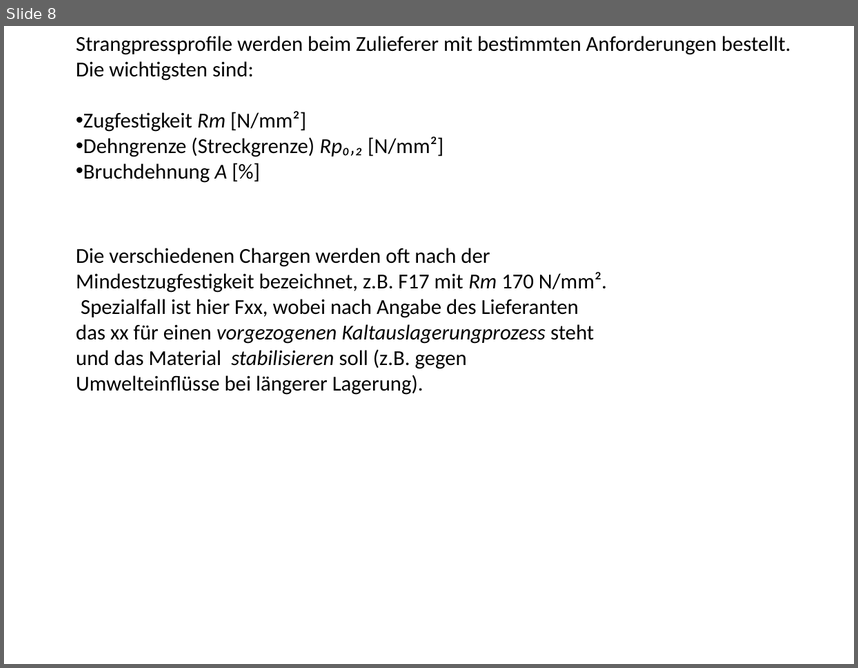
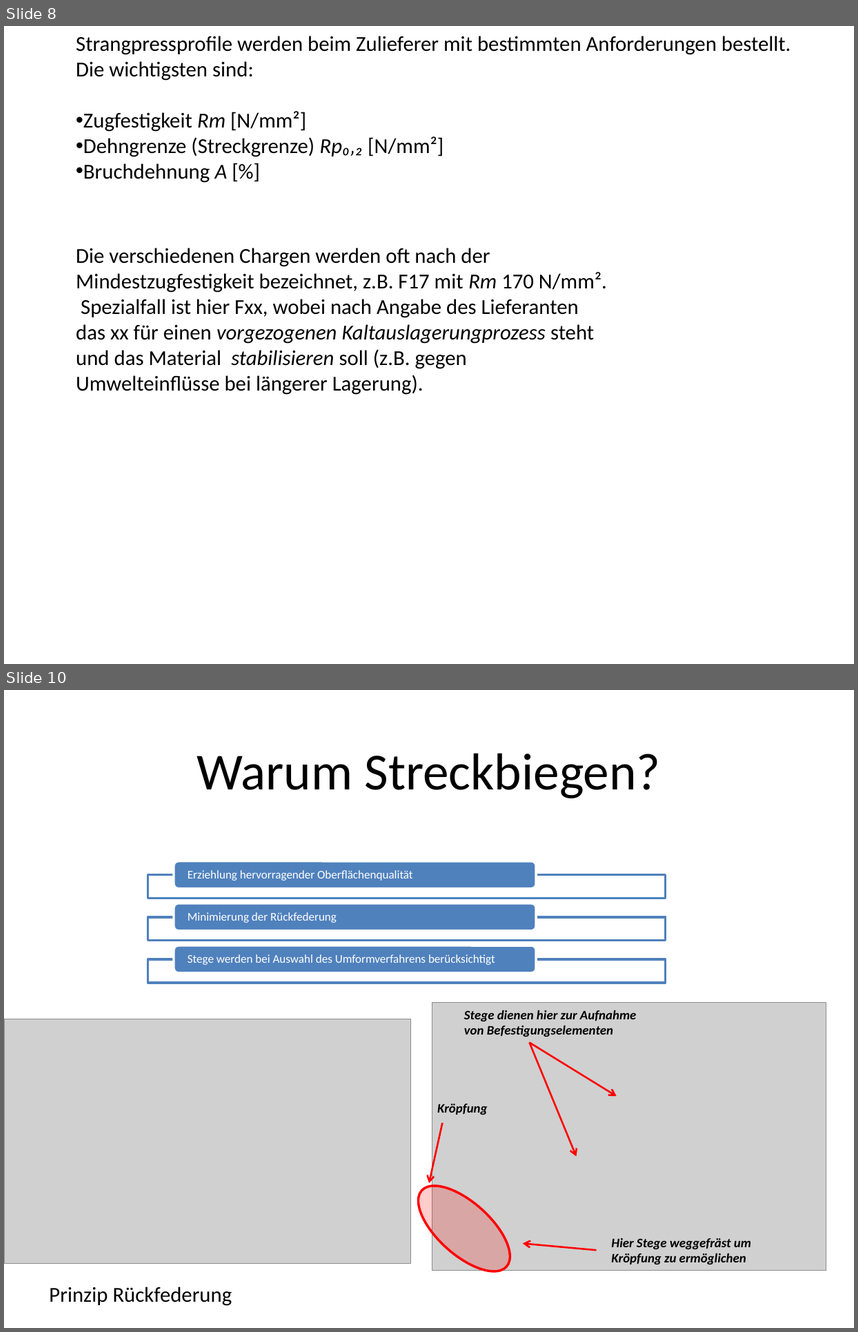
Before and after one commit to Benedikt2013/bacpraesent, a slide deck: PräsentationBachelorarbeitKaffanke.pptx. Shown one above the other, each under a label of ours: slide 8 before the commit, slides 8 and 10 after it; the slides between them are not shown. The pictures are 858x668 and 858x1332 pixels, drawn with LibreOffice and Linux fonts; fonts in the diff are those of the drawing; grey boxes stand for pictures. Boxes give left, top, right and bottom in pixels: in the first picture for what was removed or moved away, otherwise in the second. Text is boxed around its words. In the diff, an @@ line names an element or a change of style, - is before the commit and + after.

```diff
--- a/PräsentationBachelorarbeitKaffanke.pptx
+++ b/PräsentationBachelorarbeitKaffanke.pptx
@@ slide 10 added at box(4, 690, 854, 1328), background #FFFFFF @@
@@ title added at box(197, 753, 660, 798), 44 pt, text #000000 @@
+Warum Streckbiegen?
@@ group added at box(148, 861, 665, 983): 3 rectangles, 3 rounded rectangles, 3 texts @@
+Erziehlung hervorragender Oberflächenqualität
+Minimierung der Rückfederung
+Stege werden bei Auswahl des Umformverfahrens berücksichtigt
@@ picture added at box(4, 1019, 411, 1263) @@
@@ picture added at box(432, 1002, 827, 1270) @@
@@ text added at box(464, 1009, 637, 1036), 11 pt, text #000000, bold, italic @@
+Stege dienen hier zur Aufnahme von Befestigungselementen
@@ arrow added from (529, 1042) to (576, 1156), #FF0000 1.5 pt @@
@@ arrow added from (529, 1042) to (616, 1096), #FF0000 1.5 pt @@
@@ text added at box(437, 1103, 487, 1114), 11 pt, text #000000, bold, italic @@
+Kröpfung
@@ arrow added from (443, 1123) to (429, 1183), #FF0000 1.5 pt @@
@@ ellipse added at box(405, 1171, 524, 1285), fill #FF0000 at 20% opacity, outline #FF0000 2 pt @@
@@ arrow added from (597, 1250) to (523, 1243), #FF0000 1.5 pt @@
@@ text added at box(611, 1238, 751, 1264), 11 pt, text #000000, bold, italic @@
+Hier Stege weggefräst um Kröpfung zu ermöglichen
@@ text added at box(49, 1286, 232, 1305), 18 pt, text #000000 @@
+Prinzip Rückfederung
```
Also in this commit, not shown: 1 other slide added.
